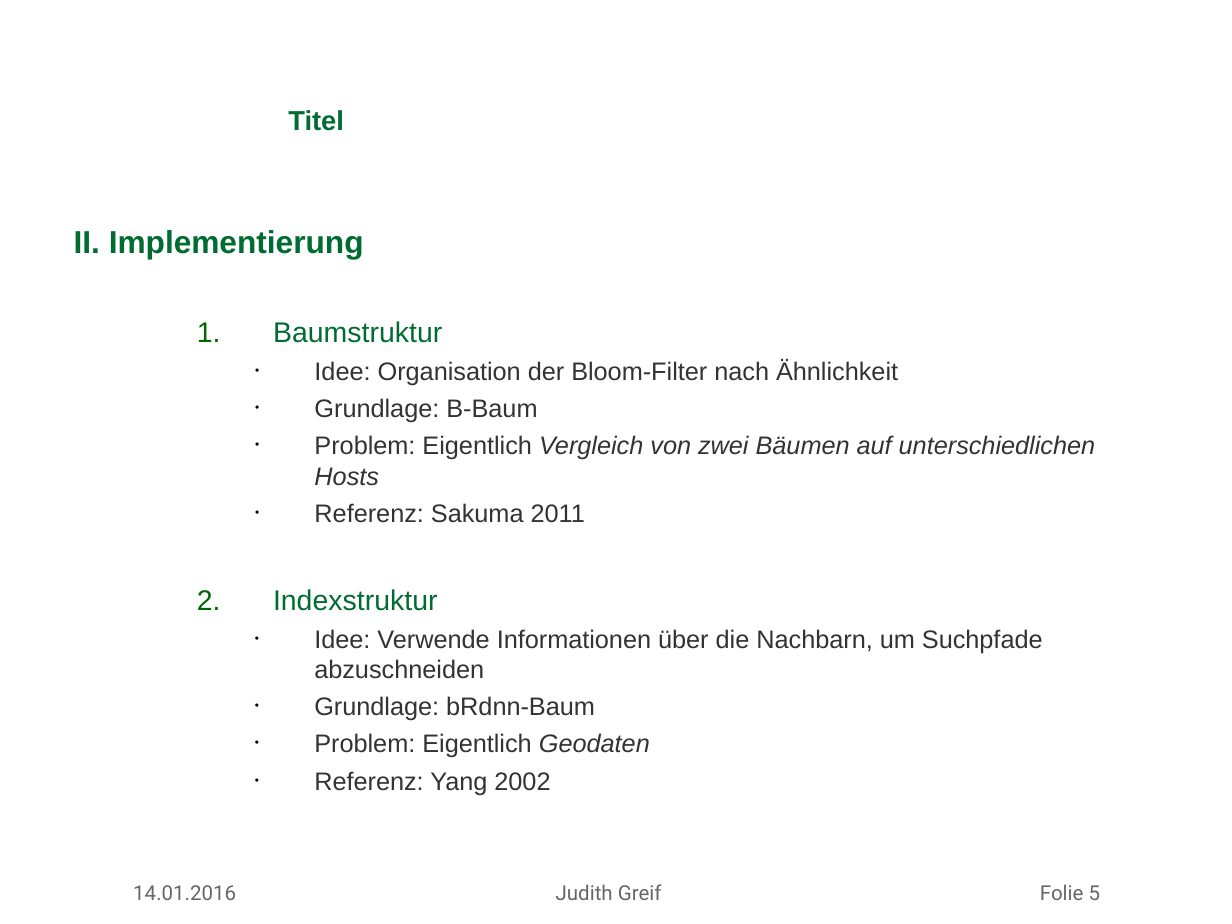
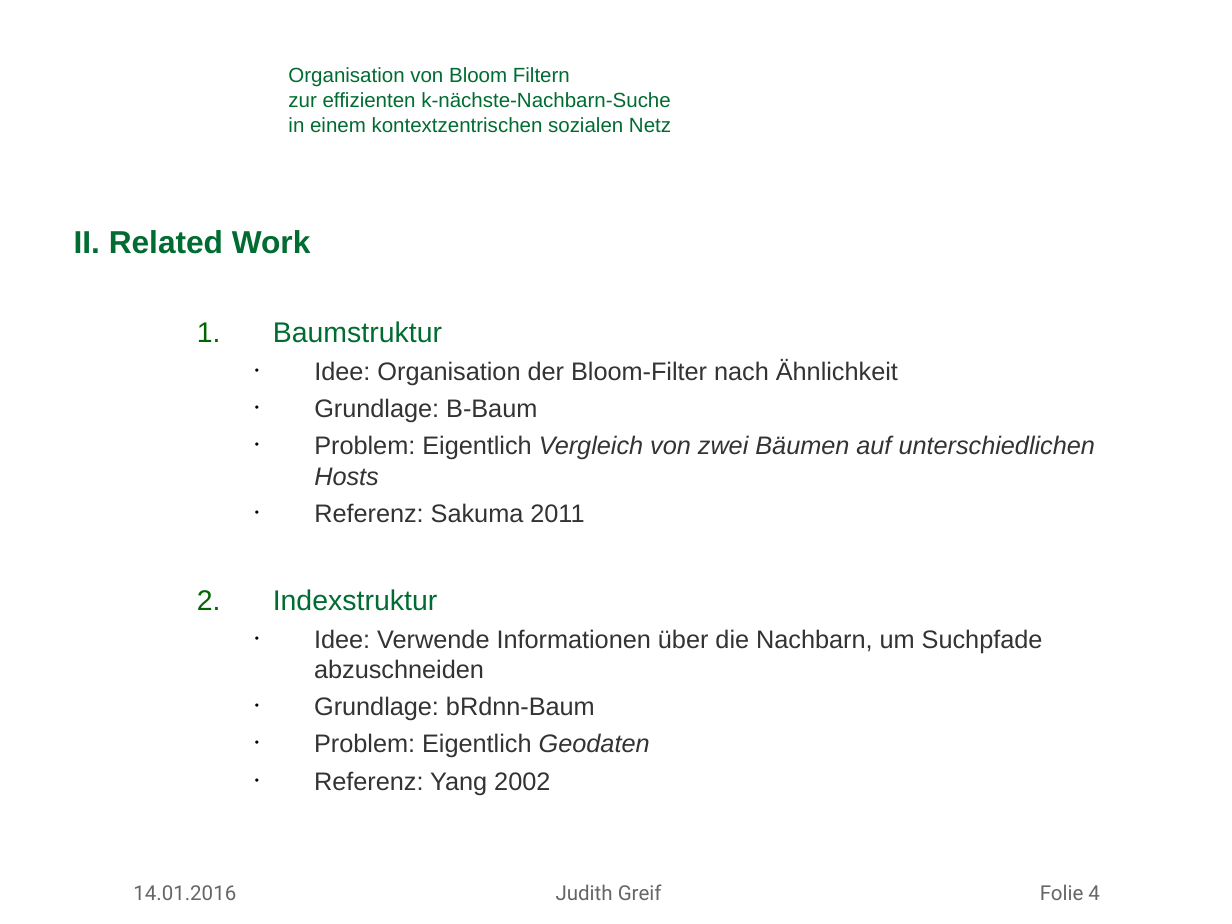
Before and after one commit to missgreenwood/masterarbeit, a slide deck: slide 4 of mdsg_latex_10062012/slides/antrittsvortrag_greif.ppt (slide 5 before the commit). Drawn at 1232x924 pixels with LibreOffice and Linux fonts; fonts in the diff are those of the drawing; background and template pictures are left out. Boxes give left, top, right and bottom in pixels: in the first picture for what was removed or moved away, otherwise in the second. Text is boxed around its words. In the diff, an @@ line names an element or a change of style, - is before the commit and + after.

```diff
--- a/mdsg_latex_10062012/slides/antrittsvortrag_greif.ppt
+++ b/mdsg_latex_10062012/slides/antrittsvortrag_greif.ppt
@@ title at (288,67,671,133): text changed; size 16 to 12 pt; bold off @@
-Titel
+Organisation von Bloom Filtern
+zur effizienten k-nächste-Nachbarn-Suche
+in einem kontextzentrischen sozialen Netz
@@ text at (74,230,311,254): text changed @@
-II. Implementierung
+II. Related Work
@@ text at (133,884,1100,900): text changed @@
-14.01.2016 Judith Greif Folie 5
+14.01.2016 Judith Greif Folie 4
```
Also in this commit, not shown: 7 other slides changed, 1 slide added, 1 slide removed, 16 other files.
